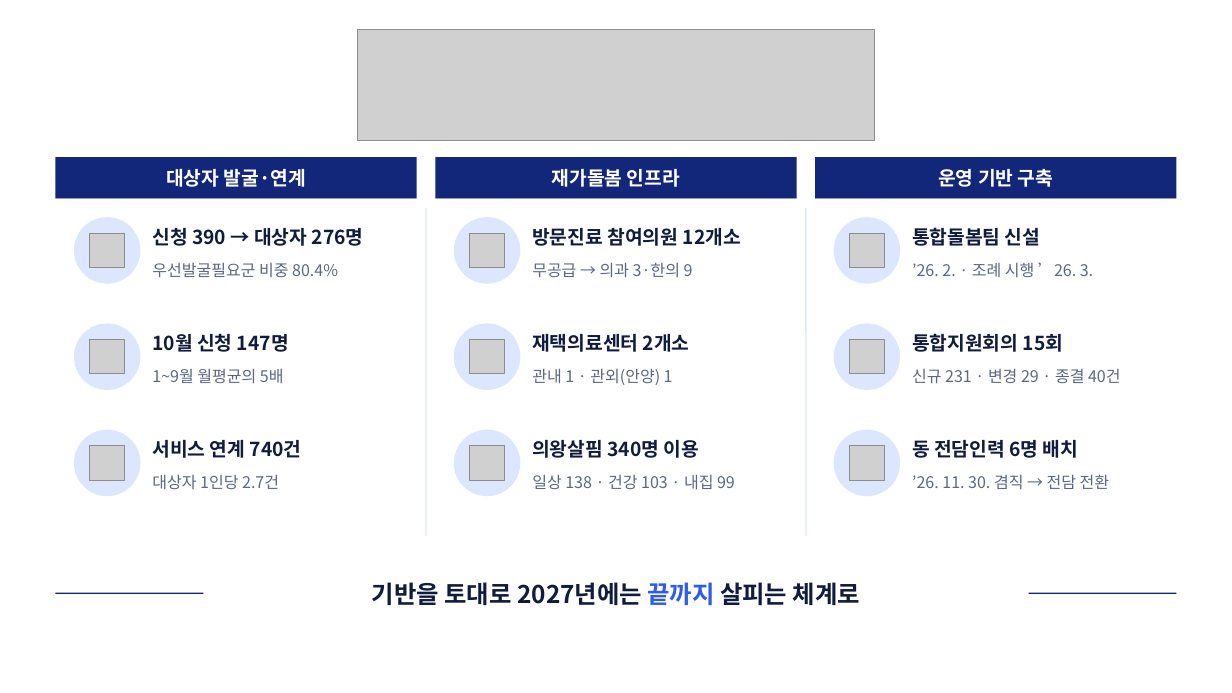
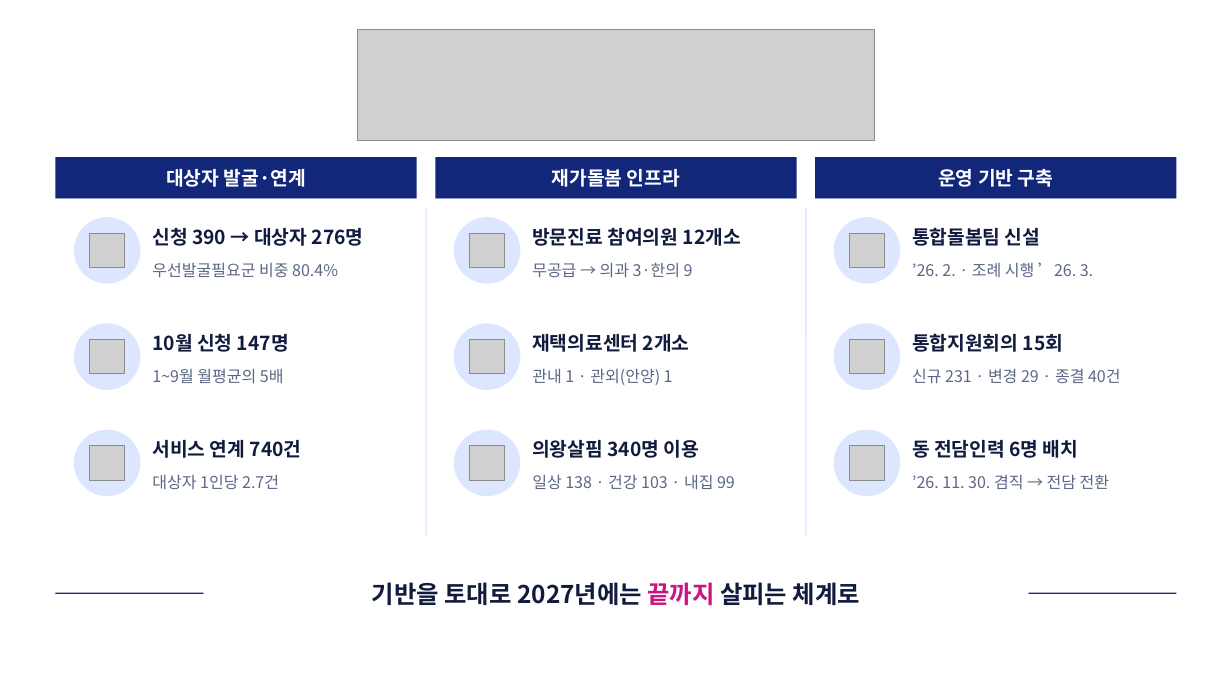
Before and after one commit to skys0430-creator/ssosso0430, a slide deck: slide 2 of docs/uiwang-2027-plan/files/2027_지역계획_협의체심의_발표자료_v3_15장.pptx. Drawn at 1232x693 pixels with LibreOffice and Linux fonts; fonts in the diff are those of the drawing; grey boxes stand for pictures; background and template pictures are left out. Boxes give left, top, right and bottom in pixels: in the first picture for what was removed or moved away, otherwise in the second. Text is boxed around its words. In the diff, an @@ line names an element or a change of style, - is before the commit and + after.

```diff
--- a/docs/uiwang-2027-plan/files/2027_지역계획_협의체심의_발표자료_v3_15장.pptx
+++ b/docs/uiwang-2027-plan/files/2027_지역계획_협의체심의_발표자료_v3_15장.pptx
@@ text "기반을 토대로 2027년에는 끝까지 살피는 ..." at bbox=[372, 582, 860, 606]: text colour #2F5BEA to #C8157F in "끝까지" @@
```
Also in this commit, not shown: 9 other files.
